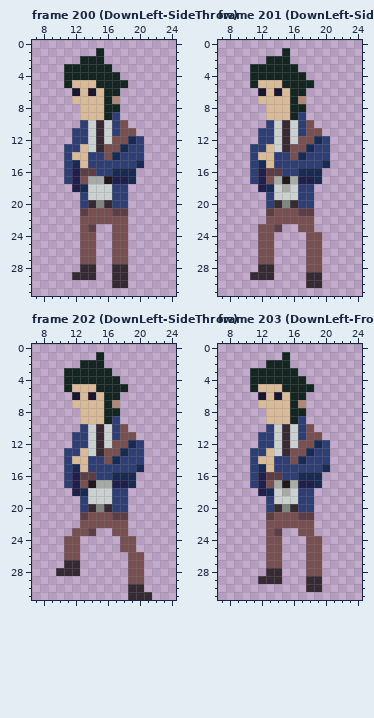
A pixel-art file gets an edit: assets_builders/Art/Teo.aseprite. Above is the file before it was changed.
32x32 pixels, 283 frames. Shown: frame 200 (DownLeft-SideThrow): x 7..24, y 0..31; frame 201 (DownLeft-SideThrow): x 7..24, y 0..31; frame 202 (DownLeft-SideThrow): x 7..24, y 0..31; frame 203 (DownLeft-FrontThro): x 7..24, y 0..31. The commit also changed other frames, which this record leaves out.
The same view after the edit:
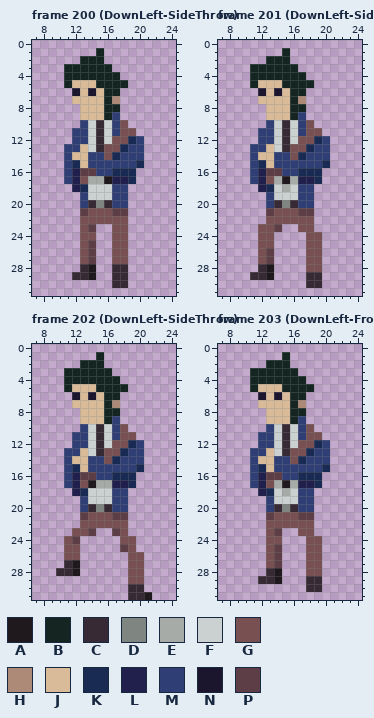
Palette (. is transparent): A #1f181d  B #152622  C #382a35  D #7f8580  E #a6aba8  F #cbd1d0  G #785052  H #ad8a78  J #d9bb9a  K #192b52  L #21204d  M #2f3f75  N #1c152e  P #5e3e46
What changed:
Frame 200 (DownLeft-SideThrow):
y 25..27: x 14 G -> P
y 28..29: x 14 C -> A
Frame 201 (DownLeft-SideThrow):
y 26..27: x 13 G -> P
y 28..29: x 13 C -> A
Frame 202 (DownLeft-SideThrow):
y 23: x 17 G -> P
y 24: x 12 G -> P
y 25: x 18 G -> P
y 27..28: x 12 C -> A
y 31: x 21 C -> A
Frame 203 (DownLeft-FrontThro): the same change as frame 200 (DownLeft-SideThrow)
Where, in picture pixels (left, top, right, bottom), the same in both pictures:
changed: (88, 240, 96, 280)
changed: (266, 248, 274, 280)
changed: (112, 528, 128, 552)
changed: (72, 536, 80, 576)
changed: (144, 592, 152, 600)
changed: (274, 544, 282, 584)
